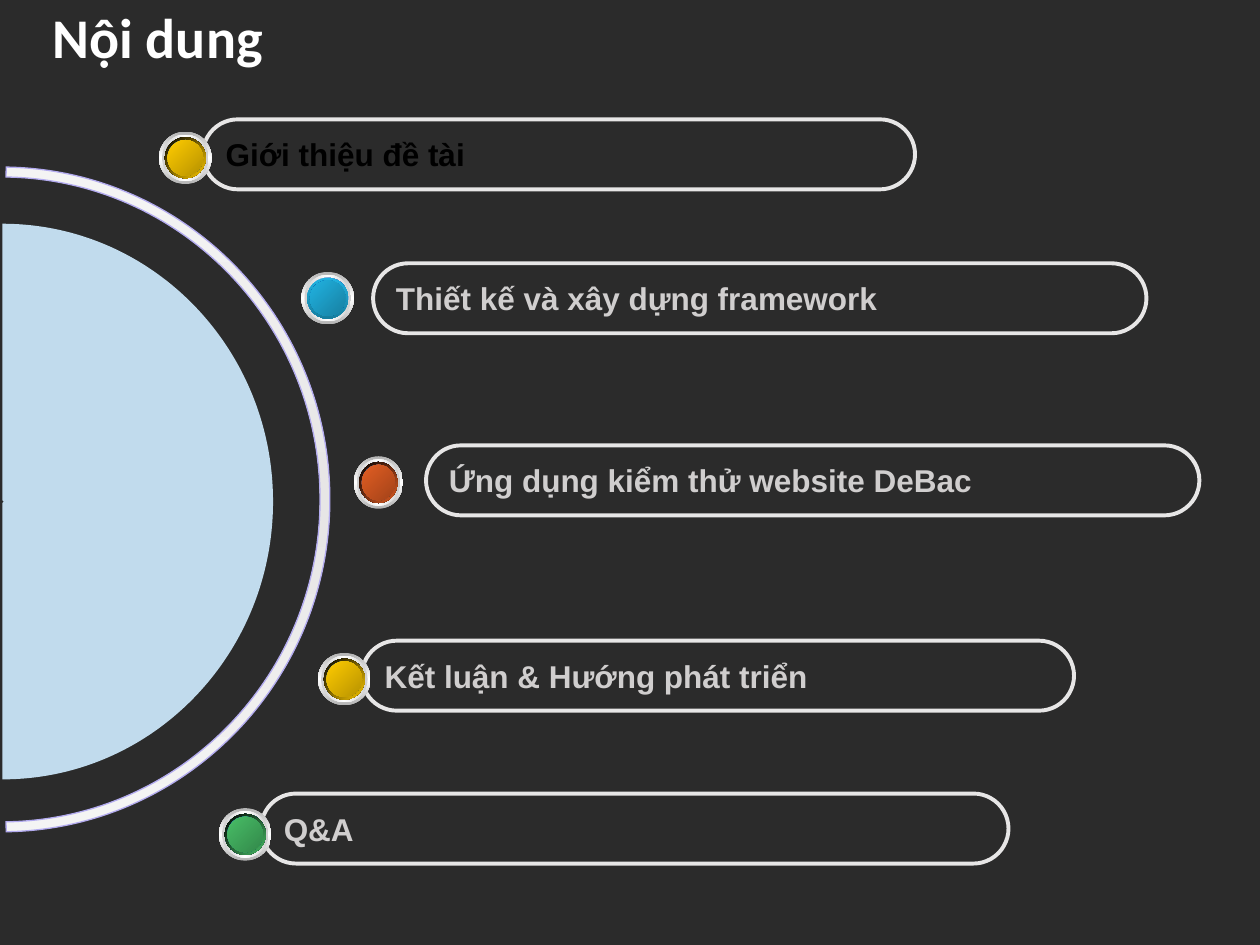
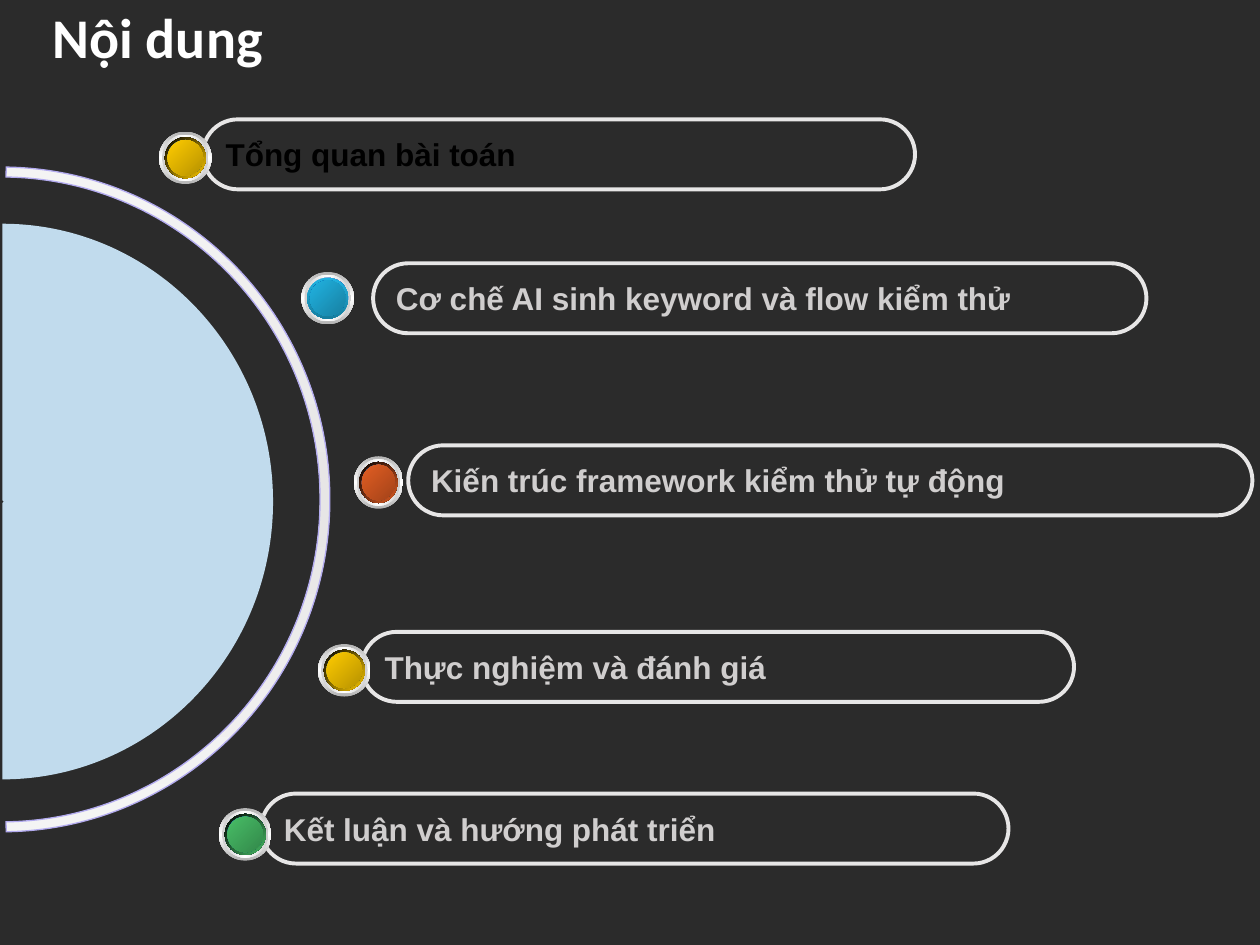
Before and after one commit to ngthiquyen/DoAnTotNghiep_NguyenQuyen_10122312, a slide deck: slide 3 of docx/NguyenThiQuyen_Slide báo cáo.pptx. Drawn at 1260x945 pixels with LibreOffice and Linux fonts; fonts in the diff are those of the drawing; background and template pictures are left out; a plain dark background stands for a picture behind light text. Boxes give left, top, right and bottom in pixels: in the first picture for what was removed or moved away, otherwise in the second. Text is boxed around its words. In the diff, an @@ line names an element or a change of style, - is before the commit and + after.

```diff
--- a/docx/NguyenThiQuyen_Slide báo cáo.pptx
+++ b/docx/NguyenThiQuyen_Slide báo cáo.pptx
@@ text in rounded rectangle at bbox=[226, 141, 515, 172]: text changed @@
-Giới thiệu đề tài
+Tổng quan bài toán
@@ text in rounded rectangle at bbox=[396, 285, 1010, 316]: text changed @@
-Thiết kế và xây dựng framework
+Cơ chế AI sinh keyword và flow kiểm thử
@@ rounded rectangle "Kiến trúc framework kiểm thử ...": place and size @@
-rounded rectangle "Kiến trúc framework kiểm thử ..." at bbox=[426, 445, 1200, 515]
+rounded rectangle "Kiến trúc framework kiểm thử ..." at bbox=[408, 445, 1252, 515]
@@ text in rounded rectangle at bbox=[431, 467, 1005, 498]: text changed @@
-Ứng dụng kiểm thử website DeBac
+Kiến trúc framework kiểm thử tự động
@@ 6 ellipses, 1 rounded rectangle: place and size @@
-6 ellipses, 1 rounded rectangle at bbox=[318, 640, 1074, 711]
+6 ellipses, 1 rounded rectangle at bbox=[318, 631, 1074, 702]
@@ text in rounded rectangle at bbox=[385, 655, 765, 685]: text changed @@
-Kết luận & Hướng phát triển
+Thực nghiệm và đánh giá
@@ text in rounded rectangle at bbox=[284, 816, 715, 847]: text changed @@
-Q&A
+Kết luận và hướng phát triển
```
Also in this commit, not shown: 3 other slides changed, 17 slides added, 11 slides removed.
